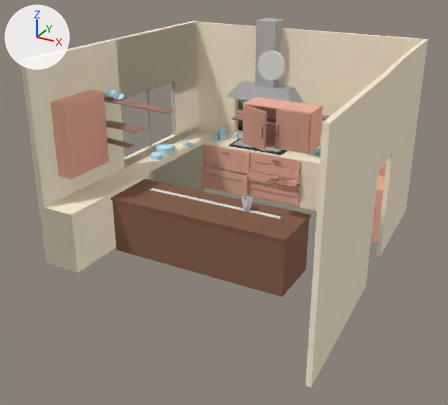
Before and after pictures for a commit that changed the FBX model Videojuego Octubre 2018/Assets/06 - Pruebas/Pruebas Gorka/escena_1.FBX.
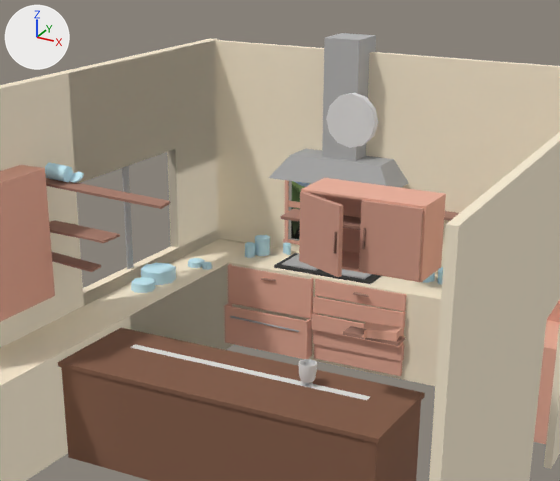
There are two pictures of each version: one whole from a 50 mm lens placed at (0.501, -1.686, 0.839), pointed at (-0.255, -0.313, 0.153), one close up on the part from 18% to 86% of the width and 0% to 65% of the height. Lighting does not change. The marker at upper left points along +X, +Y and +Z. Where no turn or scale is listed for an object, it has been applied to the vertices.

The older version as bpy lines, for what is in view:
```python
me_mesh_004 = bpy.data.meshes.new('Mesh.004')
me_mesh_004.from_pydata(...)  # 8 vertices, 6 faces; spans x -0.5..0.5, y -1.75..0.71, z -0.84..0.0
me_mesh_004.materials.append(mat_madera)  # beige #a77c6c
me_mesh_013 = bpy.data.meshes.new('Mesh.013')
me_mesh_013.from_pydata(...)  # 32 vertices, 20 faces; spans x -0.0426..-0.0116, y 0.2869..0.3051, z -0.0007..0.0353
me_mesh_013.materials.append(mat_material__32)  # cyan #c7effc
me_mesh_022 = bpy.data.meshes.new('Mesh.022')
me_mesh_022.from_pydata(...)  # 8 vertices, 6 faces; spans x 0.071..0.31, y -0.082..0.014, z -0.006..0.034
me_mesh_022.materials.append(mat_gris_decorado)  # grey #aaaaaa
me_mesh_023 = bpy.data.meshes.new('Mesh.023')
me_mesh_023.from_pydata(...)  # a box spanning x -0.1443..0.0014, y -0.0315..0.0087, z -0.0028..0.0015
me_mesh_023.materials.append(mat_madera)  # beige #a77c6c
me_mesh_040 = bpy.data.meshes.new('Mesh.040')
me_mesh_040.from_pydata(...)  # a 12-sided cylinder along y spanning x -0.0433..0.0433, y -0.0125..0.0, z -0.0433..0.0433
ob_cylinder003 = bpy.data.objects.new('Cylinder003', me_mesh_040)
ob_cylinder003.location = (-0.264, 0.0, 0.473)
ob_pcube15 = bpy.data.objects.new('pCube15', me_mesh_023)
ob_pcube15.location = (-0.045, 0.192, 0.284)
ob_pcube2 = bpy.data.objects.new('pCube2', me_mesh_004)
ob_pcube2.parent = ob_grp_accion
ob_pcube2.location = (1.36, 11.83, 35.38)
ob_pcube2.rotation_euler = (-0.0432, 0.0, -0.0306)  # degrees (-2.5, 0, -1.8)
ob_pcube2.scale = (2.47, 0.27, 11.7)
ob_pcube27 = bpy.data.objects.new('pCube27', me_mesh_022)
ob_pcube27.location = (-0.552, 0.192, 0.333)
ob_pcylinder11 = bpy.data.objects.new('pCylinder11', me_mesh_013)
ob_pcylinder11.location = (-0.047, -0.106, 0.283)
# also in view: 'Object004' at (-0.245, -0.254, 0.271); 'pCube30' at (-0.284, -0.351, 0.068); 'pCube12' at (0.049, 0.077, 0.083); 'pCube054' at (-0.039, -0.371, 0.404); 'pCube5' at (-0.571, -0.339, 0.33)
```
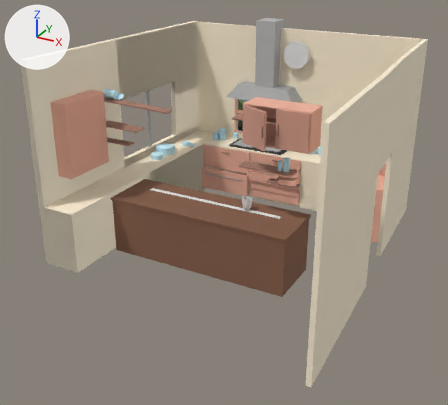
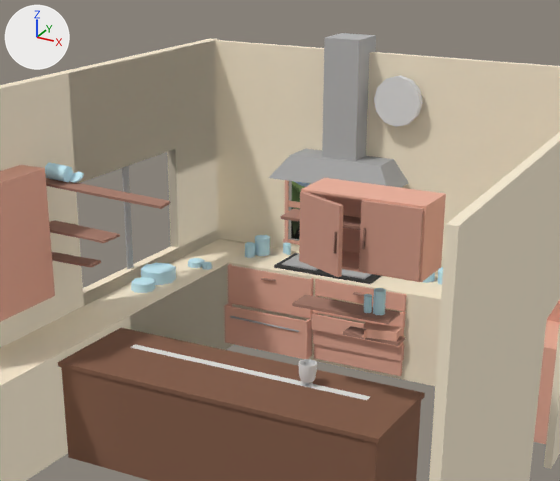
Where the change shows, as pixel boxes [x1, y1, x2, y2] in the close-ups (560 x 481 px):
'Cylinder003', moved: before [326, 92, 378, 148]; after [374, 75, 423, 127]
'pCube15', moved: before [444, 211, 459, 221]; after [292, 295, 400, 324]
'pCube2', turned: before [52, 252, 101, 272]; after [52, 252, 101, 268]
'pCylinder11', moved (not visible before): after [364, 288, 386, 315]

Diff of the bpy script that builds the scene:
```diff
--- a/Videojuego Octubre 2018/Assets/06 - Pruebas/Pruebas Gorka/escena_1.FBX.py
+++ b/Videojuego Octubre 2018/Assets/06 - Pruebas/Pruebas Gorka/escena_1.FBX.py
@@ ob_pcube15 @@
 ob_pcube15 = bpy.data.objects.new('pCube15', me_mesh_023)
-ob_pcube15.location = (-0.045, 0.192, 0.284)
+ob_pcube15.location = (-0.045, -0.321, 0.284)
@@ ob_pcube2 @@
 ob_pcube2.location = (1.36, 11.83, 35.38)
-ob_pcube2.rotation_euler = (-0.0432, 0.0, -0.0306)  # degrees (-2.5, 0, -1.8)
+ob_pcube2.rotation_euler = (0.0308, 0.00226, -0.0305)  # degrees (1.8, 0.1, -1.7)
 ob_pcube2.scale = (2.47, 0.27, 11.7)
@@ ob_cylinder003 @@
 ob_cylinder003 = bpy.data.objects.new('Cylinder003', me_mesh_040)
-ob_cylinder003.location = (-0.264, 0.0, 0.473)
+ob_cylinder003.location = (-0.264, 0.191, 0.473)
@@ ob_pcylinder11 @@
 ob_pcylinder11 = bpy.data.objects.new('pCylinder11', me_mesh_013)
-ob_pcylinder11.location = (-0.047, -0.106, 0.283)
+ob_pcylinder11.location = (-0.074, -0.33, 0.301)
```
